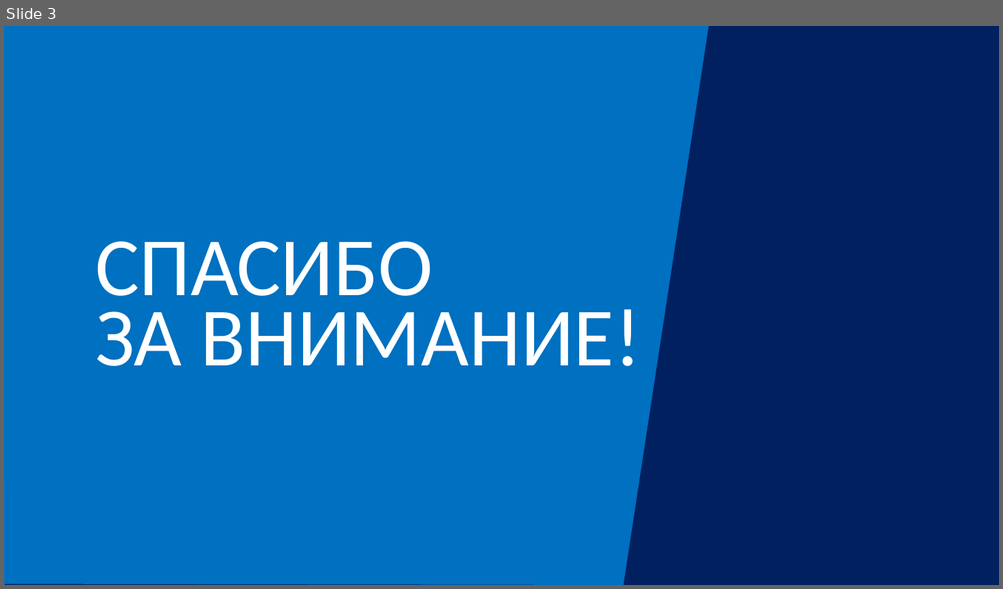
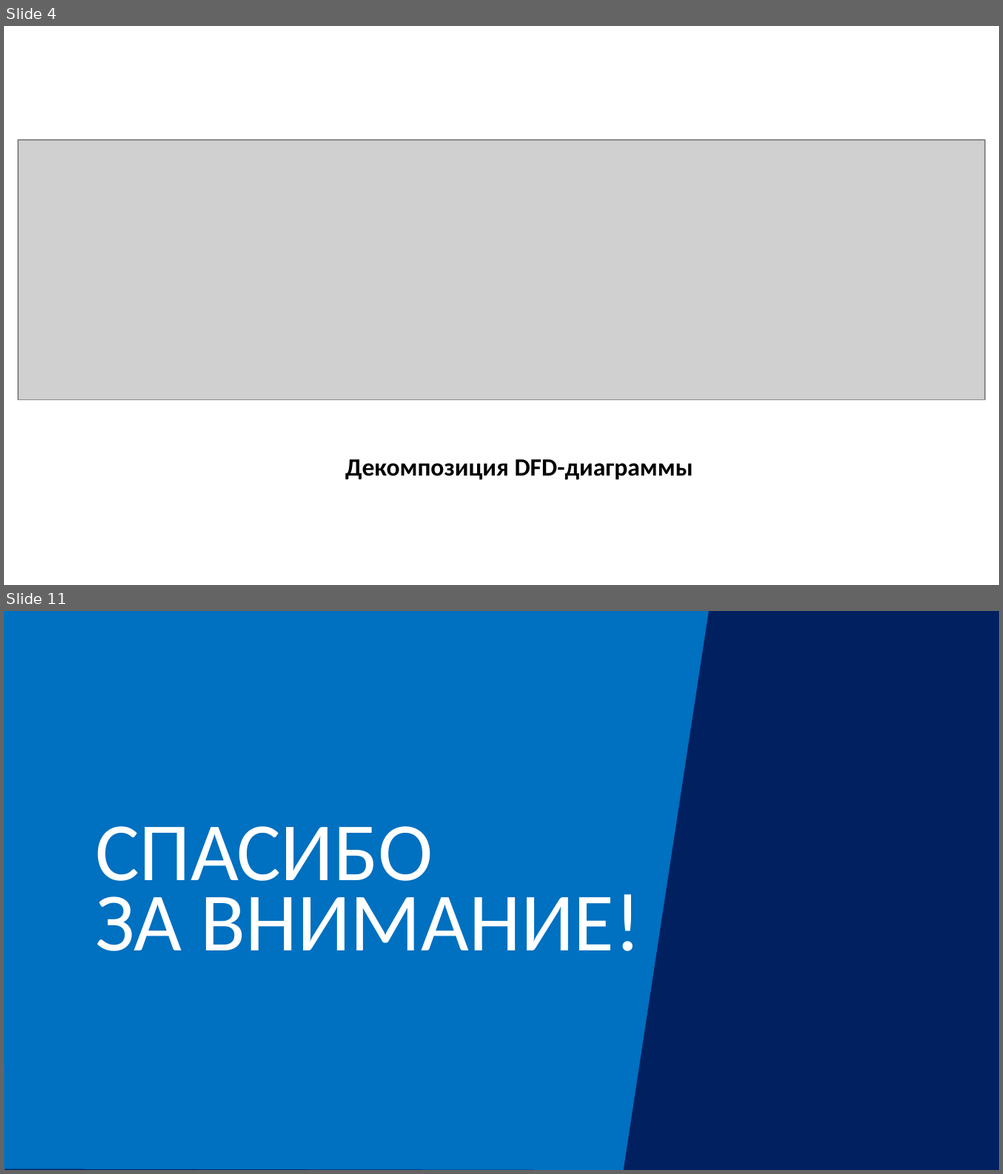
Before and after one commit to kostasmov/SevSU, a slide deck: 8 семестр/ПпЦП/Итоговая презентация.pptx. Shown one above the other, each under a label of ours: slide 3 before the commit, slides 4 and 11 after it; the slides between them are not shown. The pictures are 1003x589 and 1003x1174 pixels, drawn with LibreOffice and Linux fonts; fonts in the diff are those of the drawing; grey boxes stand for pictures. Boxes give left, top, right and bottom in pixels: in the first picture for what was removed or moved away, otherwise in the second. Text is boxed around its words. In the diff, an @@ line names an element or a change of style, - is before the commit and + after.

```diff
--- a/8 семестр/ПпЦП/Итоговая презентация.pptx
+++ b/8 семестр/ПпЦП/Итоговая презентация.pptx
@@ slide 4 added at [4, 26, 999, 585], background #FFFFFF @@
@@ picture added at [18, 141, 984, 401] @@
@@ text added at [345, 460, 693, 480], 18 pt, text #000000, bold @@
+Декомпозиция DFD-диаграммы
@@ what was slide 3 is now slide 11 @@
```
Also in this commit, not shown: 1 slide changed, 8 other slides added, 1 slide removed, 31 other files.
